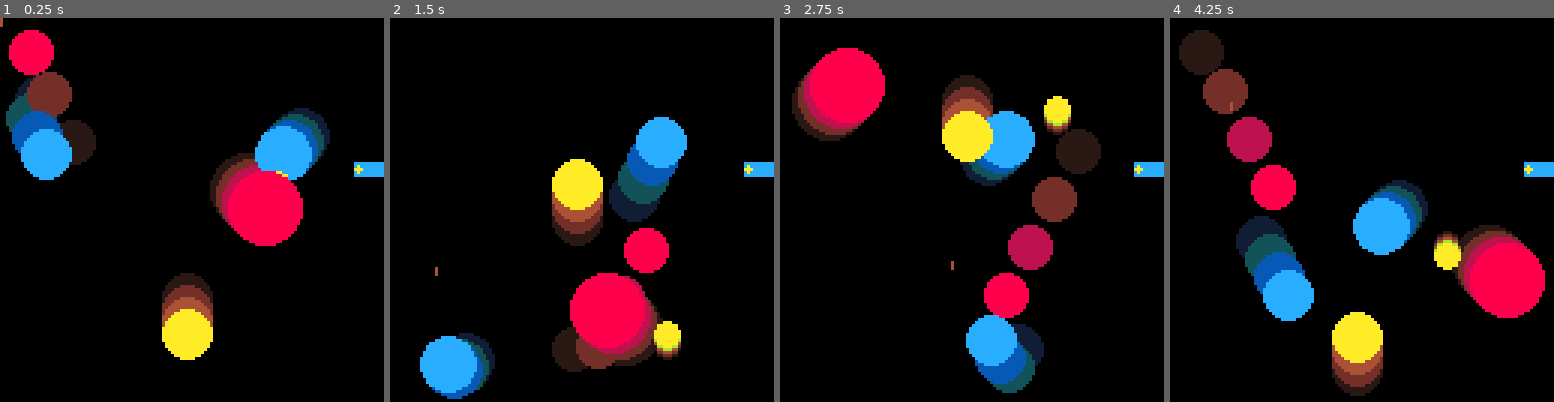
Above: before the commit, frames 1-4 (left to right).
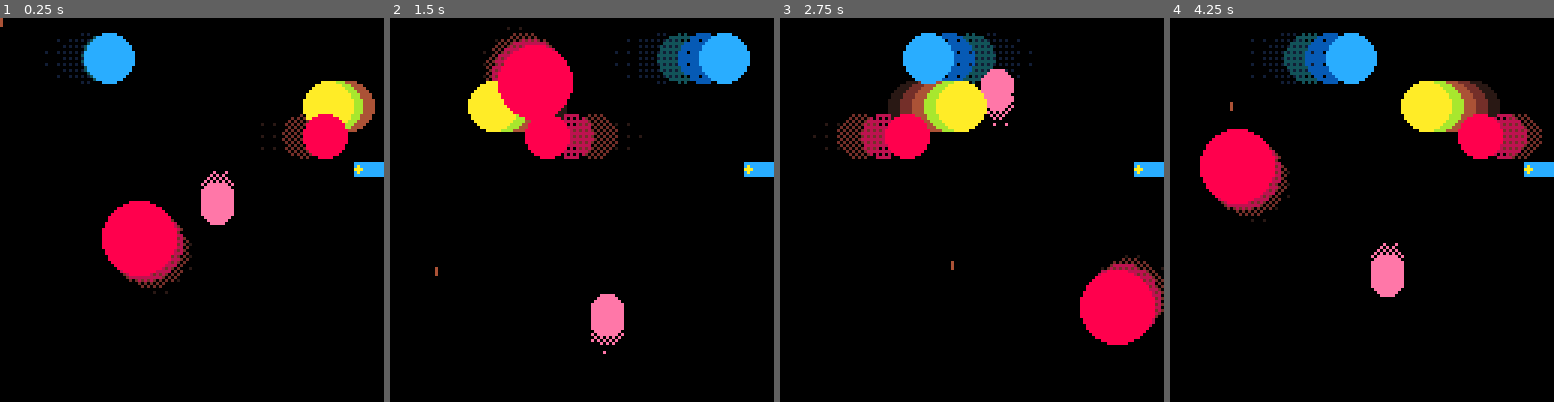
Above: after the commit, the same moments.

Repository: jesstelford/pico-8-motion-blur
Game: PICO-8 cartridge main.p8
Two runs of this game, one before a commit and one after it. Both use one fixed random seed, a clock stepped at 60 frames per second and the inputs below.
Inputs (mouse positions are in pixels of both pictures, inside the frame that each line leads up to):
- Up to frame 1 (0.25 s): no input
- Up to frame 2 (1.5 s): tap X (X key) at 0.33, 1.07 s; click (670, 121) at 0.67 s; tap O (Z key) at 0.7 s; click (436, 267) at 1.22 s
- Up to frame 3 (2.75 s): hold Right 1.6-2.1 s; tap O (Z key) at 1.7, 2.1, 2.5 s; click (887, 114) at 1.77 s; tap X (X key) at 1.85 s; hold Up 2.15-2.42 s; click (952, 259) at 2.32 s; hold Right from 2.47 s (still down)
- Up to frame 4 (4.25 s): click (1404, 106) at 2.87 s; tap O (Z key) every 0.4 s from 2.9 to 4.1 s; tap X (X key) at 2.97, 4.08 s; release Right at 3.03 s; hold Left 3.08-3.58 s; click (1465, 256) at 3.42 s; hold Down 3.63-3.97 s; click (1231, 102) at 3.97 s; hold Right from 4.02 s (still down)

The runs differ from the first frame. In frame 1, 22% of the frame differs, in the area x 1-98%, y 3-90%; in frame 2, 25%; in frame 3, 27%; in frame 4, 28%, in the area x 2-98%, y 3-99%.

Commit message:
Automatic dithering + coloring of trails

Diff:
--- a/main.lua
+++ b/main.lua
@@ -1,4 +1,24 @@
 menuitem(1,"debug",function()debugger.expand(true)end)
+
+local defaultFills = {
+  0b0000000000000000,   -- solid
+  0b0000000000000001.1, -- single pixel missing
+  0b0000010100000101.1, -- 4 pixels missing
+  0b0101101001011010.1, -- half pixels missing
+  0b1111101011111010.1, -- 4 pixels rendered
+  0b1111111111111110.1, -- 1 pixel rendered
+}
+
+-- Derived from https://stackoverflow.com/a/10086034/473961
+function resizeAndFill(input, outputLength)
+  assert(outputLength >= 2, "behaviour not defined for n<2")
+  local step = (#input-1)/(outputLength-1)
+  local result = {}
+  for x=1,outputLength do
+    result[x] = input[ceil(0.5 + (x-1)*step)]
+  end
+  return result
+end
 
 function createTrailSystem(shapes)
   local longestTrail = 0
@@ -6,7 +26,10 @@
     shape.trailPositions = shape.trailPositions or {}
     shape.trails = shape.trails or 1
     shape.framesPerTrail = shape.framesPerTrail or 1
-    assert(#shape.colors == shape.trails + 1, "Provide one color per shape drawn (including all trails)")
+    -- Normalise the length of .fills to match number of trails
+    shape.fills = resizeAndFill(shape.fills or defaultFills, shape.trails + 1)
+    -- Normalise the length of .colors to match number of trails
+    shape.colors = resizeAndFill(shape.colors or { shape.color }, shape.trails + 1)
     longestTrail = max(longestTrail, shape.trails)
   end)
 
@@ -30,18 +53,22 @@
           if (shape.trails < trail) then return end
           local frame = ((shape.trails - trail) * shape.framesPerTrail) + 1
           if (not shape.trailPositions[frame]) then return end
-          local color = shape.colors[ceil(frame / shape.framesPerTrail) + 1]
+          -- +1 for 1-index in lua
+          -- +1 for the actual shape itself
+          local color = shape.colors[shape.trails - trail + 2]
+          local fill = shape.fills[trail + 1]
           pal(shape.colors[1], color)
           shape.draw(
             shape.trailPositions[frame].x,
             shape.trailPositions[frame].y,
-            shape.colors[1]
+            shape.colors[1],
+            fill
           )
         end)
       end
       foreach(shapes, function(shape)
         pal(shape.colors[1], shape.colors[1])
-        shape.draw(shape.x, shape.y, shape.colors[1])
+        shape.draw(shape.x, shape.y, shape.colors[1], shape.fills[1])
       end)
     end
   }
@@ -50,64 +77,62 @@
 shapes = {
   {
     colors={1,2,3,4},
+    x=0,
+    y=0,
+    trails=4,
+    framesPerTrail=7,
+    draw=function(x, y, color, fill)
+      fillp(fill)
+      circfill(x, y, 8, color)
+    end
+  },
+  {
+    colors={5,6,7,8,9},
+    -- Force no dithering
+    fills={0b0000000000000000},
+    x=0,
+    y=0,
+    trails=4,
+    framesPerTrail=4,
+    draw=function(x, y, color, fill)
+      fillp(fill)
+      circfill(x, y, 8, color)
+    end
+  },
+  {
+    colors={10,11,12,13},
+    x=0,
+    y=0,
+    trails=3,
+    framesPerTrail=2,
+    draw=function(x, y, color, fill)
+      fillp(fill)
+      circfill(x, y, 12, color)
+    end
+  },
+  {
+    colors={10,11,12,13},
+    x=0,
+    y=0,
+    trails=3,
+    framesPerTrail=8,
+    draw=function(x, y, color, fill)
+      fillp(fill)
+      circfill(x, y, 7, color)
+    end
+  },
+  {
+    -- Single color will be automatically dithered
+    colors={14},
     x=0,
     y=0,
     trails=3,
     framesPerTrail=3,
-    draw=function(x, y, color)
-      circfill(x, y, 8, color)
-    end
-  },
-  {
-    colors={1,2,3,4},
-    x=0,
-    y=0,
-    trails=3,
-    framesPerTrail=2,
-    draw=function(x, y, color)
-      circfill(x, y, 9, color)
-    end
-  },
-  {
-    colors={5,6,7,8},
-    x=0,
-    y=0,
-    trails=3,
-    framesPerTrail=4,
-    draw=function(x, y, color)
-      circfill(x, y, 8, color)
-    end
-  },
-  {
-    colors={5,6,7,8,9},
-    x=0,
-    y=0,
-    trails=4,
-    framesPerTrail=1,
-    draw=function(x, y, color)
-      circfill(x, y, 4, color)
-    end
-  },
-  {
-    colors={10,11,12,13},
-    x=0,
-    y=0,
-    trails=3,
-    framesPerTrail=2,
-    draw=function(x, y, color)
-      circfill(x, y, 12, color)
-    end
-  },
-  {
-    colors={10,11,12,13},
-    x=0,
-    y=0,
-    trails=3,
-    framesPerTrail=8,
-    draw=function(x, y, color)
-      circfill(x, y, 7, color)
-    end
-  }
+    draw=function(x, y, color, fill)
+      fillp(fill)
+      circfill(x, y, 5, color)
+    end
+  },
 }
 
 local trails
@@ -137,8 +162,8 @@
     shape.x=flr(rnd(112))+10
     shape.y=flr(rnd(112))+10
     -- Give it a random velocity
-    shape.vx=flr(rnd(5)) - 2
-    shape.vy=flr(rnd(5)) - 2
+    shape.vx=flr(rnd(3)) - 1
+    shape.vy=flr(rnd(3)) - 1
     if (shape.vx == 0 and shape.vy == 0) then shape.vx = 1 end
 
   end)
